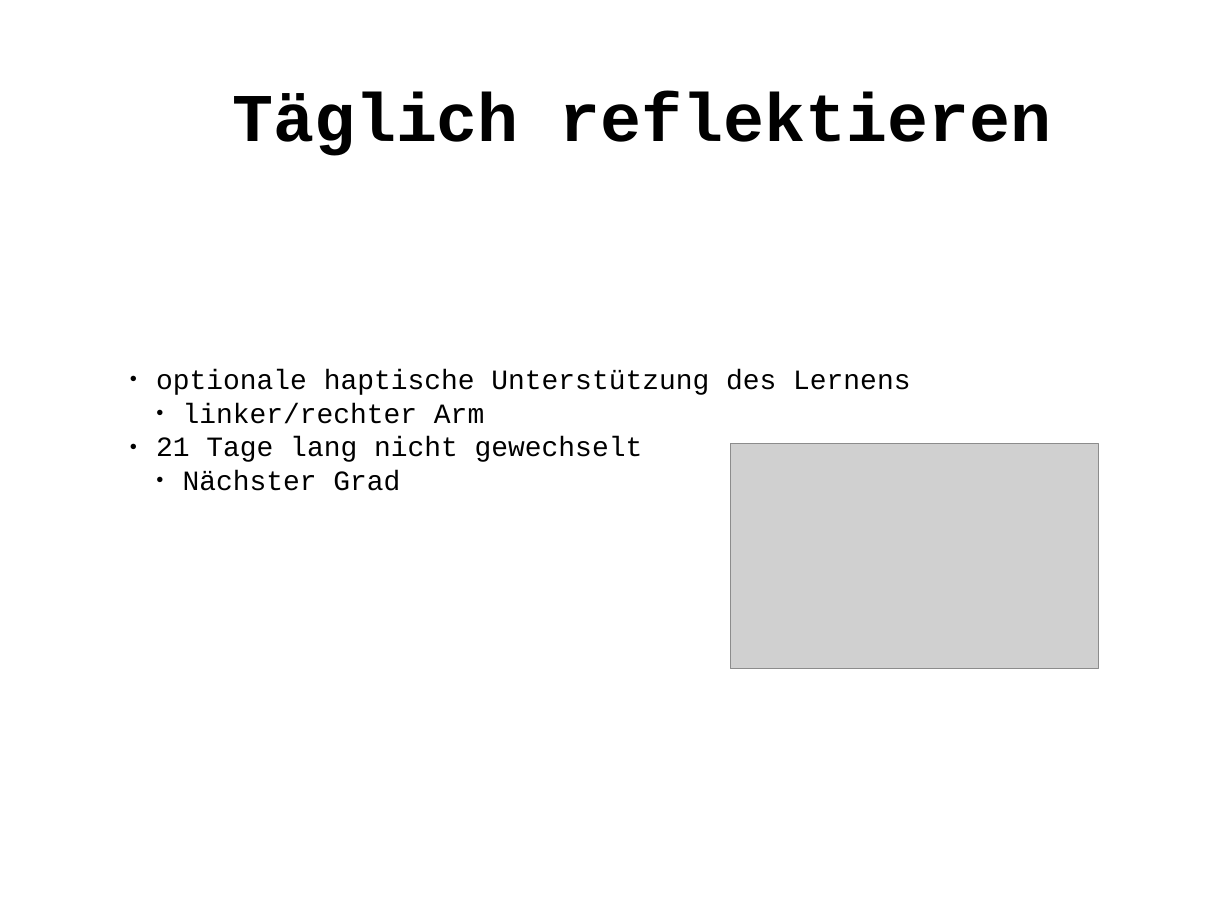
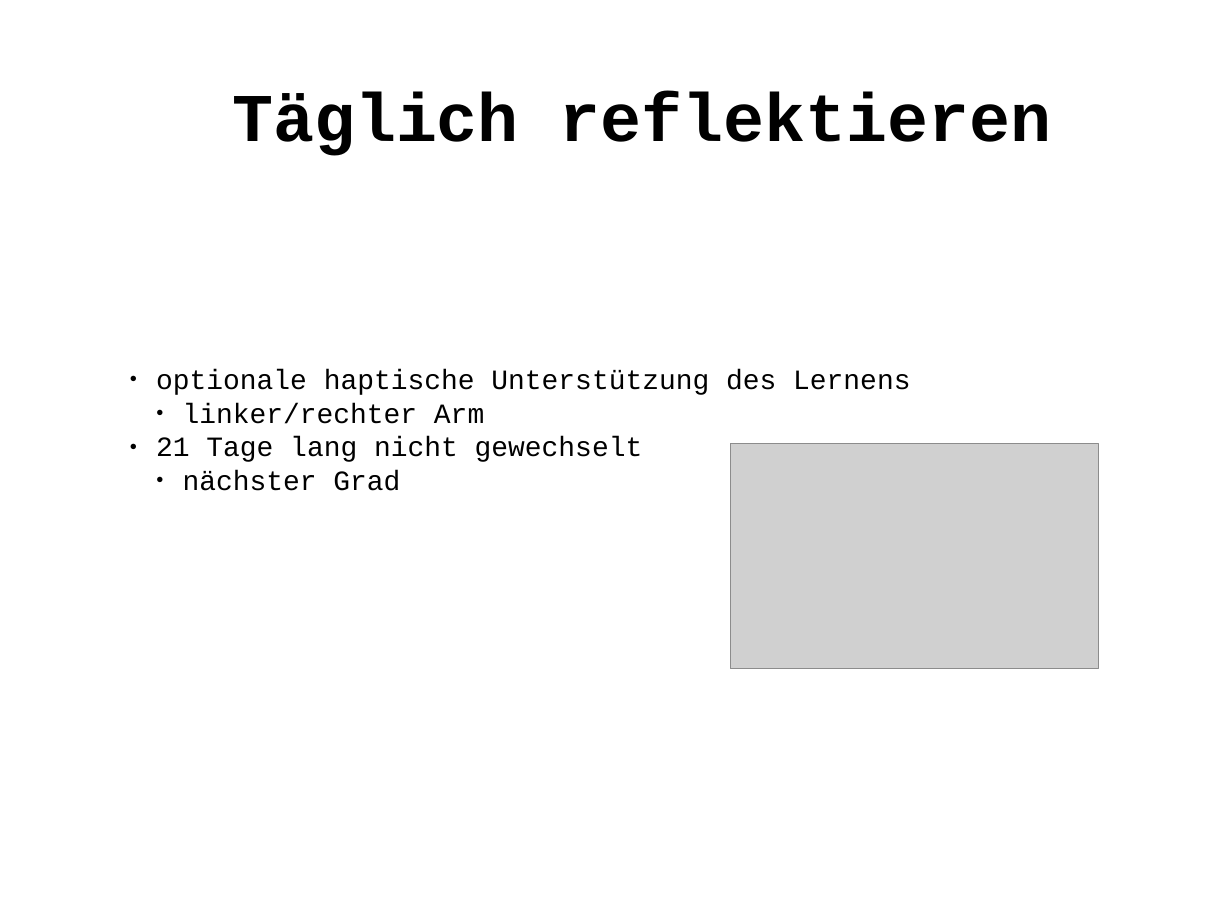
Before and after one commit to Weltraumschaf/Slides, a slide deck: slide 24 of CleanCodeDeveloper/RoterDan1/CCD_Roter_Dan_1.odp. Drawn at 1232x924 pixels with LibreOffice and Linux fonts; fonts in the diff are those of the drawing; grey boxes stand for pictures. Boxes give left, top, right and bottom in pixels: in the first picture for what was removed or moved away, otherwise in the second. Text is boxed around its words. In the diff, an @@ line names an element or a change of style, - is before the commit and + after.

```diff
--- a/CleanCodeDeveloper/RoterDan1/CCD_Roter_Dan_1.odp
+++ b/CleanCodeDeveloper/RoterDan1/CCD_Roter_Dan_1.odp
@@ text at (183, 470, 400, 491): text changed @@
-  ● Nächster Grad
+  ● nächster Grad
```
Also in this commit, not shown: 8 other slides changed, 1 other file.
